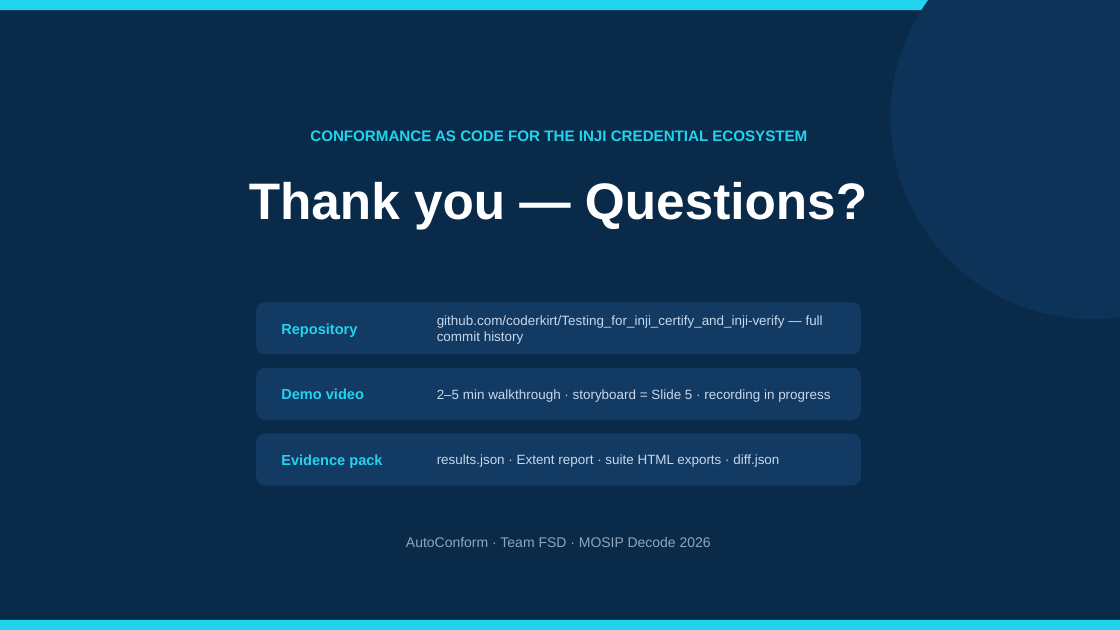
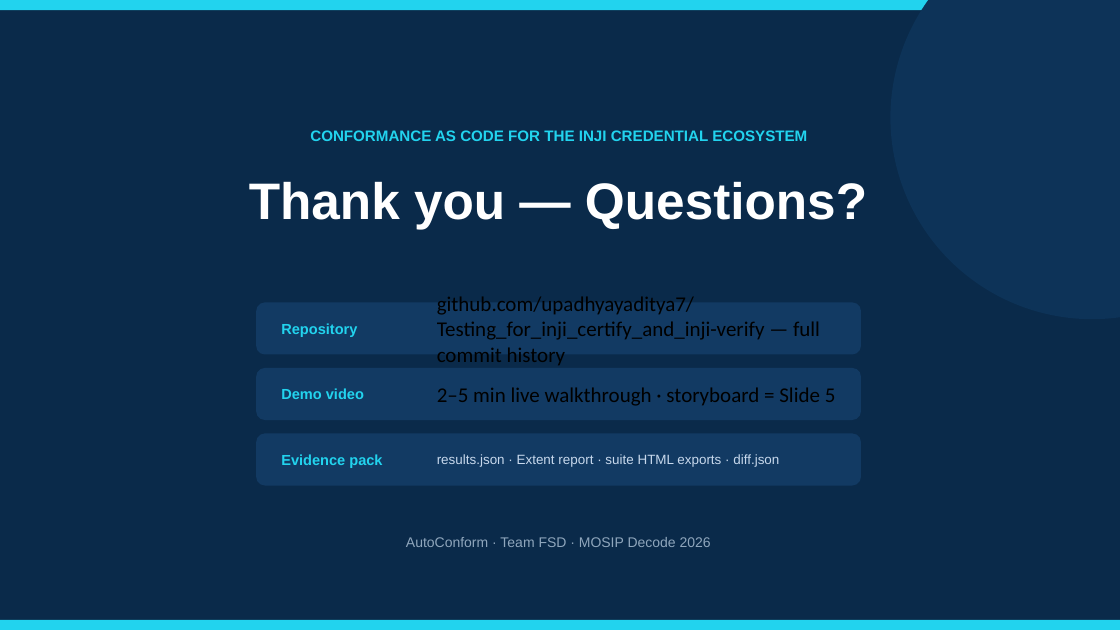
Before and after one commit to coderkirt/Testing_for_inji_certify_and_inji-verify, a slide deck: slide 17 of docs/pitch/MOSIP_Decode_2026_Pitch.pptx. Drawn at 1120x630 pixels with LibreOffice and Linux fonts; fonts in the diff are those of the drawing. Boxes give left, top, right and bottom in pixels: in the first picture for what was removed or moved away, otherwise in the second. Text is boxed around its words. In the diff, an @@ line names an element or a change of style, - is before the commit and + after.

Commit message:
docs(pitch): update Slide 17 in PPTX with forked repository and dashboard evidence

```diff
--- a/docs/pitch/MOSIP_Decode_2026_Pitch.pptx
+++ b/docs/pitch/MOSIP_Decode_2026_Pitch.pptx
@@ text at <box>437,296,820,365</box>: text changed; size 11.5 to 18 pt; font Arial to Calibri; text colour #C7D8EC to #000000 @@
-github.com/coderkirt/Testing_for_inji_certify_and_inji-verify — full commit history
+github.com/upadhyayaditya7/Testing_for_inji_certify_and_inji-verify — full commit history
@@ text at <box>437,387,836,406</box>: text changed; size 11.5 to 18 pt; font Arial to Calibri; text colour #C7D8EC to #000000 @@
-2–5 min walkthrough · storyboard = Slide 5 · recording in progress
+2–5 min live walkthrough · storyboard = Slide 5
```
